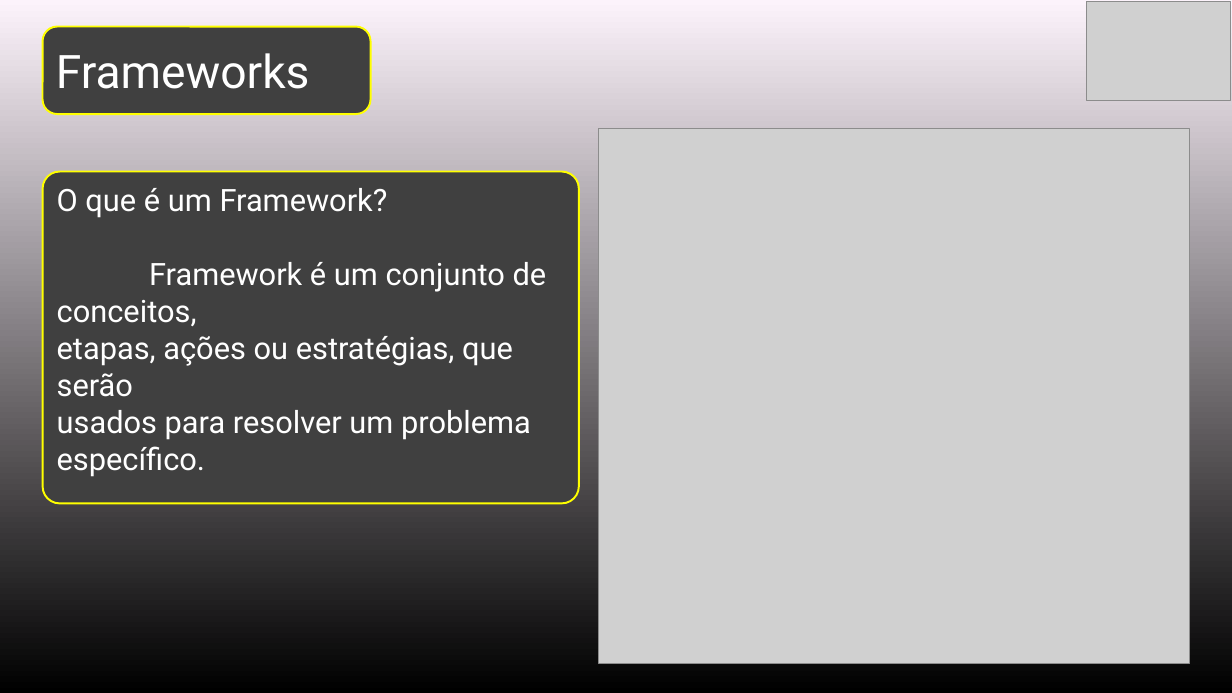
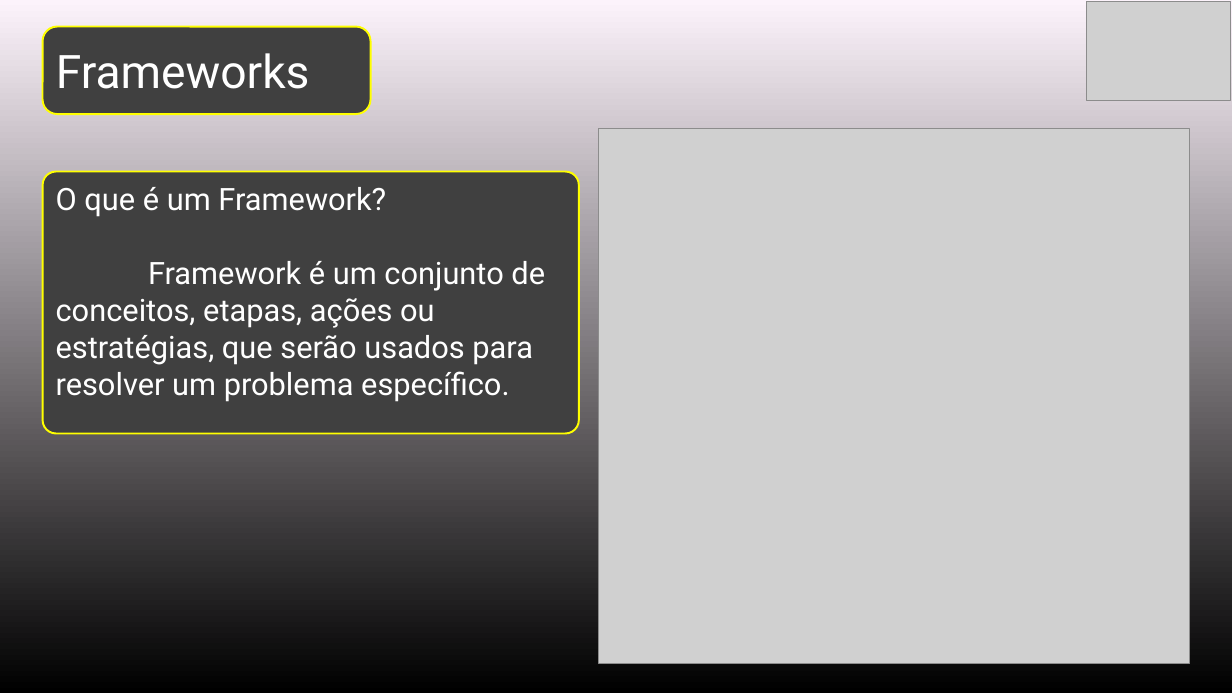
Before and after one commit to PabloGarcia48/SENAC_WebFullStack_Alunos, a slide deck: slide 2 of UC2-FrontEnd/PPTs/2.5-Bootstrap.pptx. Drawn at 1232x693 pixels with LibreOffice and Linux fonts; fonts in the diff are those of the drawing; grey boxes stand for pictures. Boxes give left, top, right and bottom in pixels: in the first picture for what was removed or moved away, otherwise in the second. Text is boxed around its words. In the diff, an @@ line names an element or a change of style, - is before the commit and + after.

```diff
--- a/UC2-FrontEnd/PPTs/2.5-Bootstrap.pptx
+++ b/UC2-FrontEnd/PPTs/2.5-Bootstrap.pptx
@@ rounded rectangle "O que é um Framework?" resized from (x1=43, y1=172, x2=579, y2=504) to (x1=43, y1=172, x2=579, y2=434) @@
@@ text in rounded rectangle at (x1=56, y1=261, x2=545, y2=402): text changed @@
-Framework é um conjunto de conceitos,
-etapas, ações ou estratégias, que serão
-usados para resolver um problema
-específico.
+Framework é um conjunto de conceitos, etapas, ações ou estratégias, que serão usados para resolver um problema específico.
```
Also in this commit, not shown: 3 other files.
